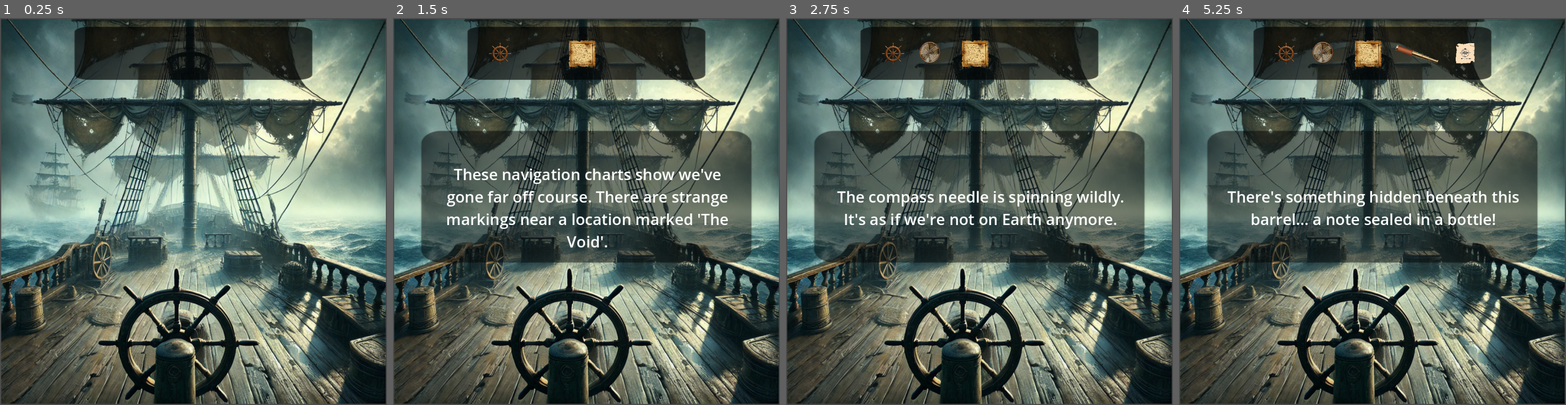
Above: before the commit, frames 1-4 (left to right).
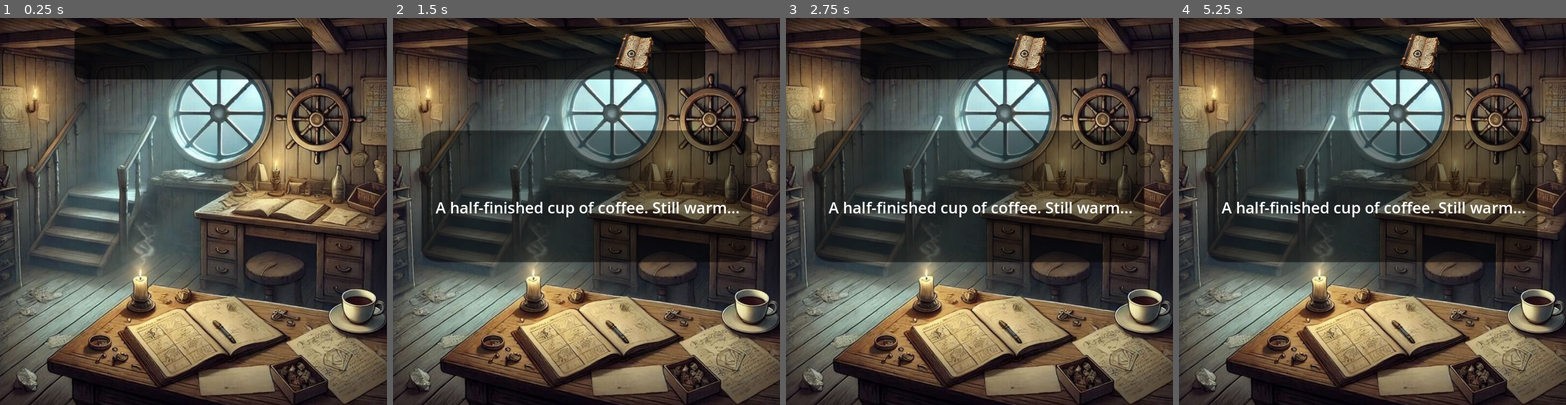
Above: after the commit, the same moments.

Repository: MasonPrather/AWakeInTheDarkKSU
Game: Godot game, scene res://Scenes/captains_cabin.tscn
Two runs of this game, one before a commit and one after it. Both use one fixed random seed, a clock stepped at 60 frames per second and the inputs below. Before the commit the project starts from res://Scenes/bridge.tscn.
Inputs (mouse positions are in pixels of both pictures, inside the frame that each line leads up to):
- Up to frame 1 (0.25 s): no input
- Up to frame 2 (1.5 s): tap Enter at 0.5 s; move the mouse to (571, 343) at 0.52 s; click (571, 343) at 0.67 s; tap Space at 1.25 s; move the mouse to (737, 312) at 1.27 s; click (737, 312) at 1.42 s
- Up to frame 3 (2.75 s): tap Enter at 2 s; move the mouse to (1111, 196) at 2.02 s; click (1111, 196) at 2.17 s
- Up to frame 4 (5.25 s): tap Space at 2.75, 5 s; move the mouse to (1237, 184) at 2.77 s; click (1237, 184) at 2.92 s; tap Enter at 3.5 s; move the mouse to (1326, 242) at 3.52 s; click (1326, 242) at 3.67 s; move the mouse to (1209, 308) at 4.27 s; click (1209, 308) at 4.42 s; click (1209, 308) at 5.17 s

The runs differ from the first frame. In frame 1, 86% of the frame differs, in the area x 0-100%, y 0-100%; in frame 2, 83%; in frame 3, 83%; in frame 4, 83%.

Commit message:
Change main scene back to cabin scene

Diff:
--- a/awakeinthedark/project.godot
+++ b/awakeinthedark/project.godot
@@ -11,7 +11,7 @@
 [application]
 
 config/name="AWakeInTheDark"
-run/main_scene="res://Scenes/bridge.tscn"
+run/main_scene="res://Scenes/captains_cabin.tscn"
 config/features=PackedStringArray("4.3", "Mobile")
 config/icon="res://Art/Textures/icon.svg"
 
